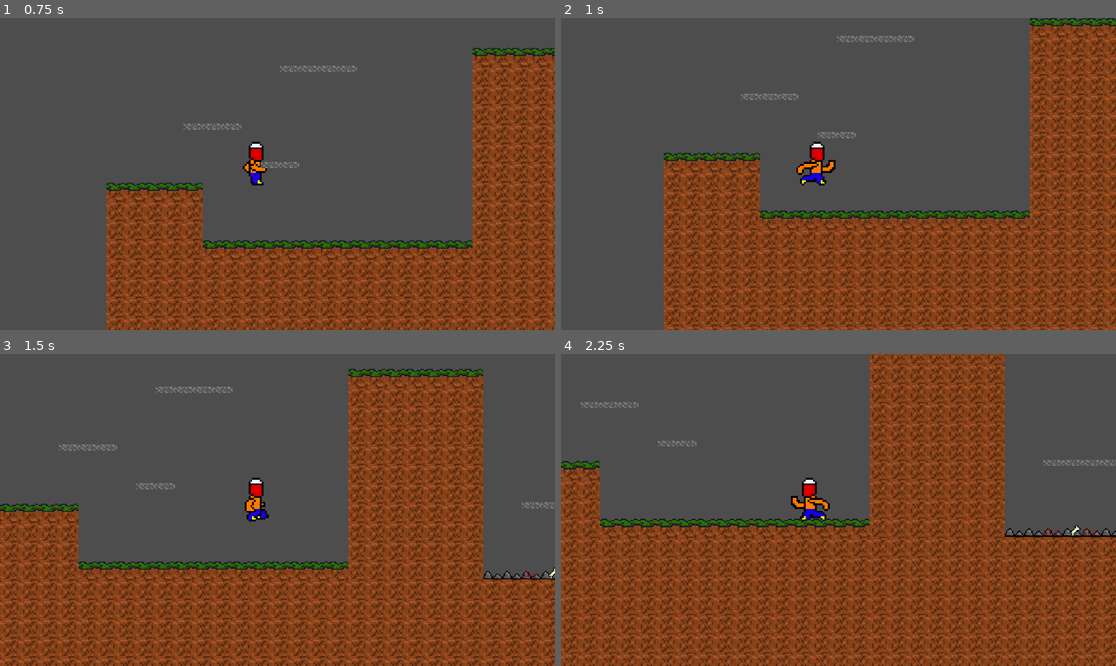
Above: before the commit, frames 1-4 (two rows, left to right).
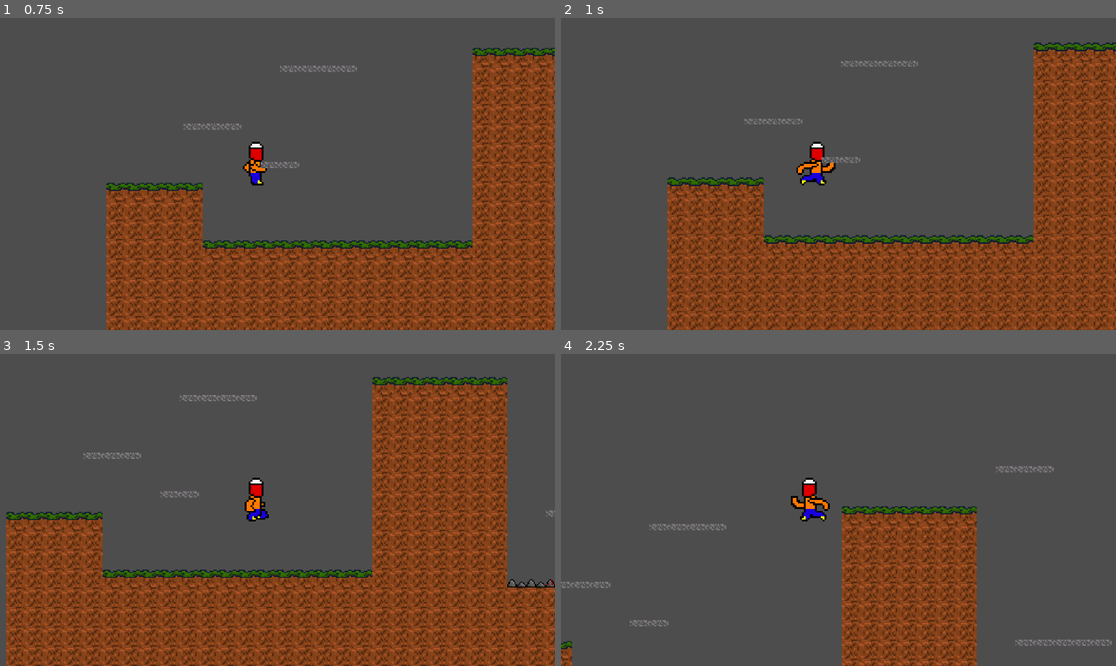
Above: after the commit, the same moments.

Repository: NerdyBread/CubePlatformer
Game: Godot game, scene res://scenes/game.tscn
Same seed, same stepped clock (60 frames per second), same inputs: the game is played once before the commit and once after it.
Inputs:
- Up to frame 1 (0.75 s): tap Enter at 0.5 s; hold D (move_right) from 0.53 s (still down); tap Q (dash) at 0.6 s
- Up to frame 2 (1 s): keep holding D (move_right); tap W (jump) at 0.77, 0.8 s
- Up to frame 3 (1.5 s): keep holding D (move_right); tap W (jump) at 1.07, 1.35 s
- Up to frame 4 (2.25 s): tap W (jump) at 1.52, 1.82 s; tap Q (dash) at 1.55, 2.1 s; release D (move_right) at 2.03 s; hold A (move_left) from 2.03 s (still down)

Frame 1 is identical in both runs. In frame 2, 22% of the frame differs, in the area x 18-100%, y 0-100%; in frame 3, 29%; in frame 4, 54%, in the area x 0-100%, y 0-100%.

Commit message:
Double jump is a little janky but it's all good

Diff:
--- a/project.godot
+++ b/project.godot
@@ -25,6 +25,7 @@
 "deadzone": 0.5,
 "events": [Object(InputEventKey,"resource_local_to_scene":false,"resource_name":"","device":0,"window_id":0,"alt_presse …(189 unchanged characters)…
 , Object(InputEventKey,"resource_local_to_scene":false,"resource_name":"","device":0,"window_id":0,"alt_pressed":false, …(185 unchanged characters)…
+, Object(InputEventKey,"resource_local_to_scene":false,"resource_name":"","device":-1,"window_id":0,"alt_pressed":false,"shift_pressed":false,"ctrl_pressed":false,"meta_pressed":false,"pressed":false,"keycode":0,"physical_keycode":32,"key_label":0,"unicode":32,"location":0,"echo":false,"script":null)
 ]
 }
 move_right={
@@ -44,6 +45,11 @@
 "events": [Object(InputEventKey,"resource_local_to_scene":false,"resource_name":"","device":-1,"window_id":0,"alt_press …(192 unchanged characters)…
 ]
 }
+reload={
+"deadzone": 0.5,
+"events": [Object(InputEventKey,"resource_local_to_scene":false,"resource_name":"","device":-1,"window_id":0,"alt_pressed":false,"shift_pressed":false,"ctrl_pressed":false,"meta_pressed":false,"pressed":false,"keycode":0,"physical_keycode":82,"key_label":0,"unicode":114,"location":0,"echo":false,"script":null)
+]
+}
 
 [rendering]
 
--- a/scripts/playermove.gd
+++ b/scripts/playermove.gd
@@ -1,8 +1,10 @@
 extends CharacterBody2D
 
 const SPEED = 200.0
-const JUMP_VELOCITY = -325.0
+const JUMP_VELOCITY = -375.0
 const DASH_SPEED = 800
+
+var double_jump_allowed = true
 
 var dash_allowed = true
 var dashing = false
@@ -18,7 +20,6 @@
 func start_dash():
 	velocity.x += DASH_SPEED * dash_direction
 	dash_timer.start()
-	print(dash_timer)
 	dashing = true
 	dash_allowed = false
 
@@ -31,7 +32,16 @@
 	cancel_dash()
 
 func jump():
-	velocity.y = JUMP_VELOCITY
+	if dashing:
+		cancel_dash()
+
+	if is_on_floor():
+		velocity.y = JUMP_VELOCITY
+		double_jump_allowed = true
+	elif double_jump_allowed:
+		print("Reached DJ")
+		velocity.y = JUMP_VELOCITY
+		double_jump_allowed = false
 
 func handle_animation(direction):
 		if direction > 0:
@@ -47,6 +57,11 @@
 			animated_sprite.play("running")
 
 func _physics_process(delta: float) -> void:
+		# Handle jump
+	if Input.is_action_just_pressed("jump"):
+		print("Jump pressed")
+		jump()
+
 	# Add the gravity.
 	if not is_on_floor() and not dashing:
 		velocity += get_gravity() * delta
@@ -55,10 +70,6 @@
 		dash_allowed = true
 		# Dash is restored each time player touches ground
 
-	# Handle jump.
-	if Input.is_action_just_pressed("jump") and is_on_floor():
-		jump()
-
 	if Input.is_action_just_pressed("dash"):
 		if dash_allowed: # and (velocity.x != 0)
 			start_dash()
@@ -66,13 +77,13 @@
 	# Get the input direction and handle the movement/deceleration.
 	var direction := Input.get_axis("move_left", "move_right")
 
+	handle_animation(direction)
+
 	if not dashing:
 		if direction:
 			velocity.x = direction * SPEED
 		else:
 			velocity.x = move_toward(velocity.x, 0, SPEED)
-
-	handle_animation(direction)
 
 	if Input.is_action_just_pressed("reload"):
 		print("reload")
